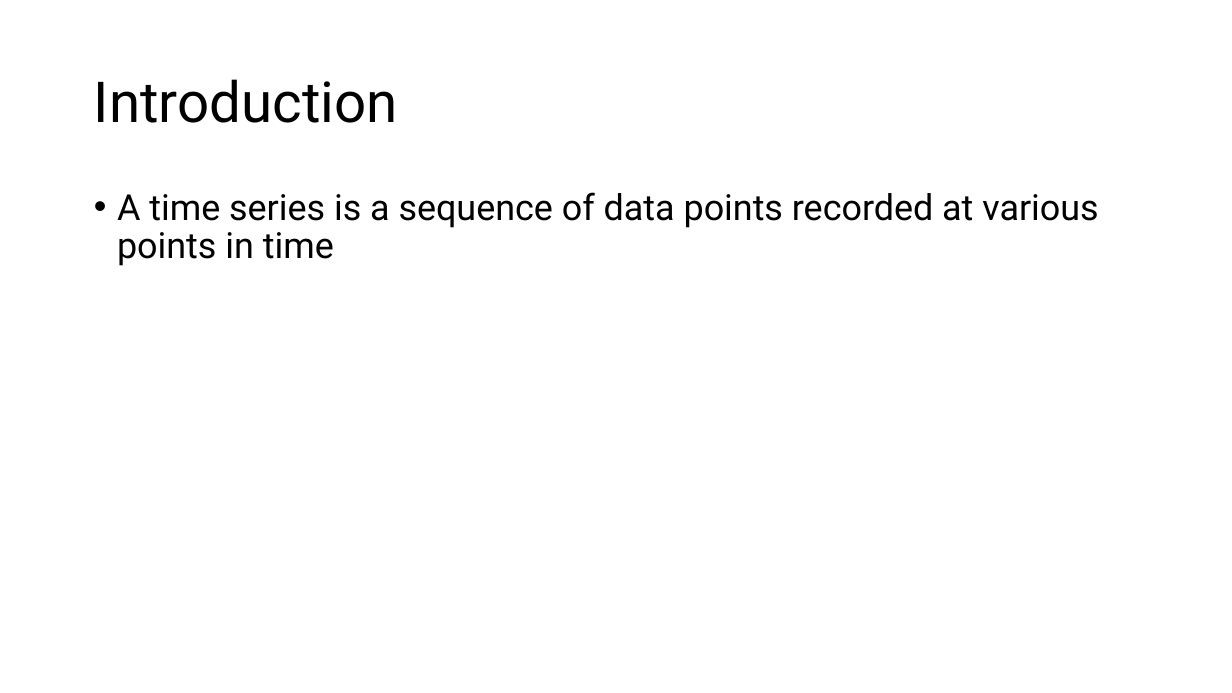
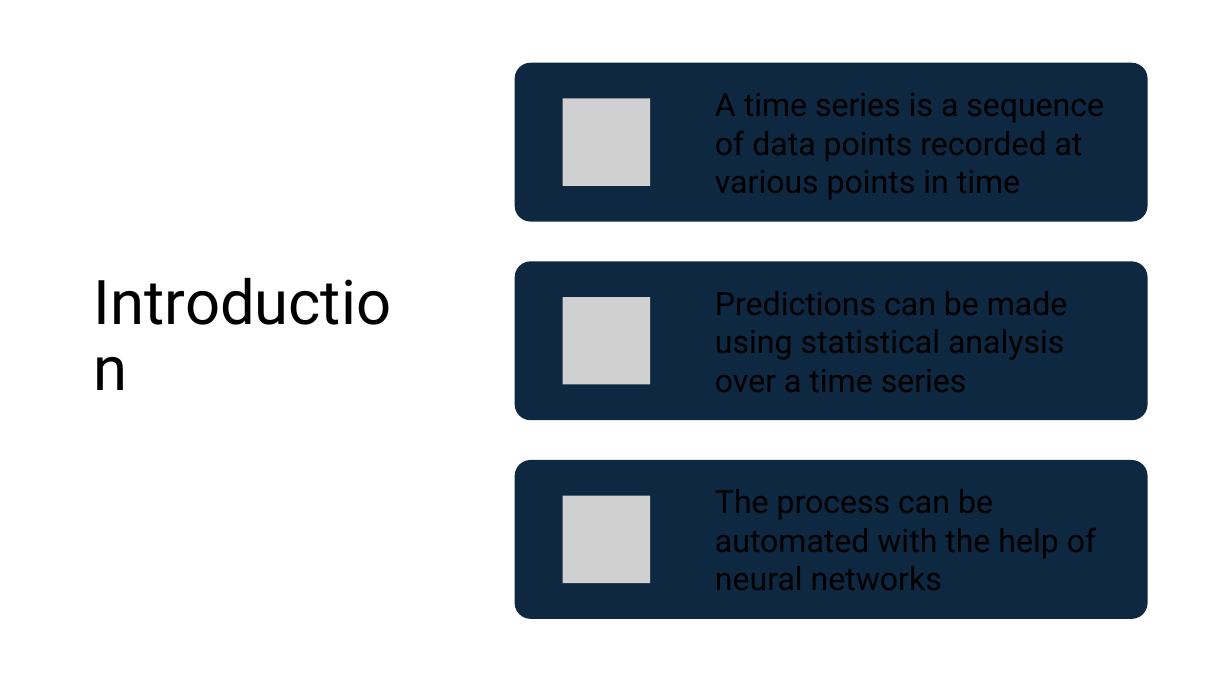
Before and after one commit to somecomfyguy/Project_IA2, a slide deck: slide 3 of meche_mircea_project_ia2.pptx. Drawn at 1232x693 pixels with LibreOffice and Linux fonts; fonts in the diff are those of the drawing; grey boxes stand for pictures. Boxes give left, top, right and bottom in pixels: in the first picture for what was removed or moved away, otherwise in the second. Text is boxed around its words. In the diff, an @@ line names an element or a change of style, - is before the commit and + after.

```diff
--- a/meche_mircea_project_ia2.pptx
+++ b/meche_mircea_project_ia2.pptx
@@ title "Introduction": place and size @@
-title "Introduction" at [94, 79, 398, 123]
+title "Introduction" at [85, 56, 426, 619]
@@ title "Introduction" at [85, 56, 426, 619]: size 44 to 48 pt @@
@@ text removed at [117, 192, 1098, 266] @@
-• A time series is a sequence of data points recorded at various points in time
@@ group added at [515, 63, 1148, 619]: 3 rounded rectangles, 3 pictures @@
```
Also in this commit, not shown: 3 other slides changed, 7 slides added, 3 slides removed, 1 other file.
